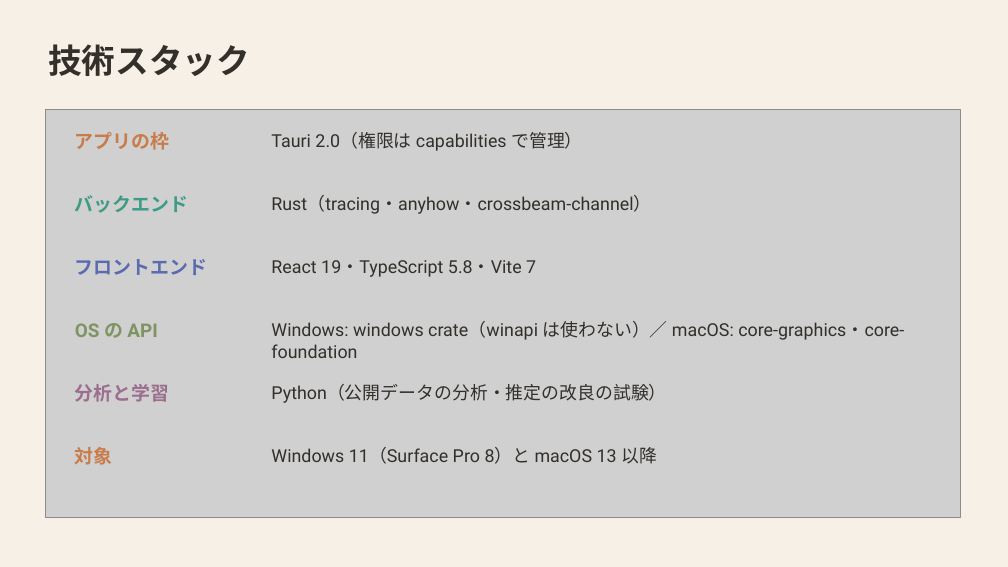
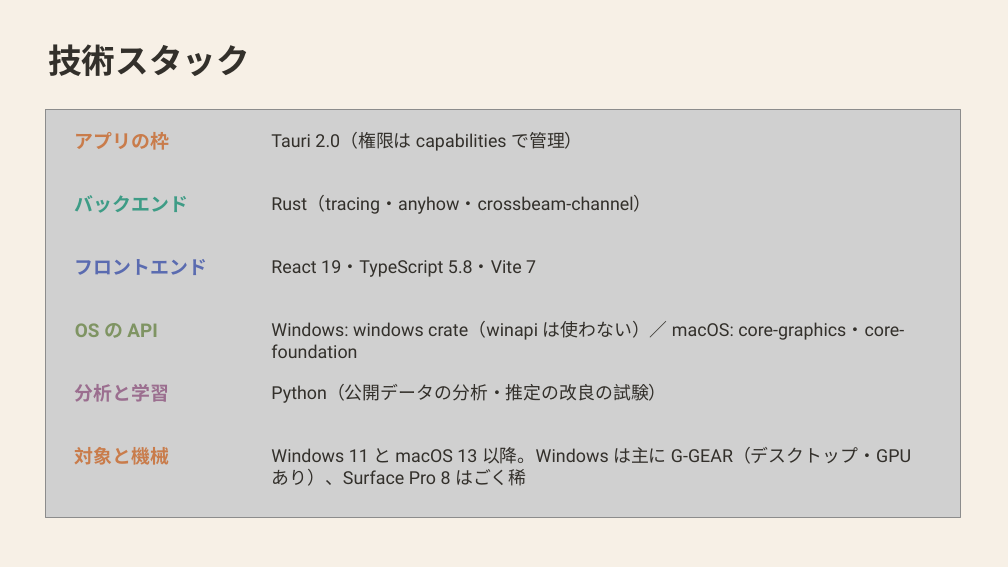
Before and after one commit to mikotomiura/GSE-prototype, a slide deck: slide 5 of docs/slides/project-overview/GSE_project_tech.pptx. Drawn at 1008x567 pixels with LibreOffice and Linux fonts; fonts in the diff are those of the drawing; grey boxes stand for pictures. Boxes give left, top, right and bottom in pixels: in the first picture for what was removed or moved away, otherwise in the second. Text is boxed around its words. In the diff, an @@ line names an element or a change of style, - is before the commit and + after.

```diff
--- a/docs/slides/project-overview/GSE_project_tech.pptx
+++ b/docs/slides/project-overview/GSE_project_tech.pptx
@@ text at (75,447,170,465): text changed @@
-対象
+対象と機械
@@ text at (271,447,911,486): text changed @@
-Windows 11（Surface Pro 8）と macOS 13 以降
+Windows 11 と macOS 13 以降。Windows は主に G-GEAR（デスクトップ・GPU あり）、Surface Pro 8 はごく稀
```
Also in this commit, not shown: 3 other files.
